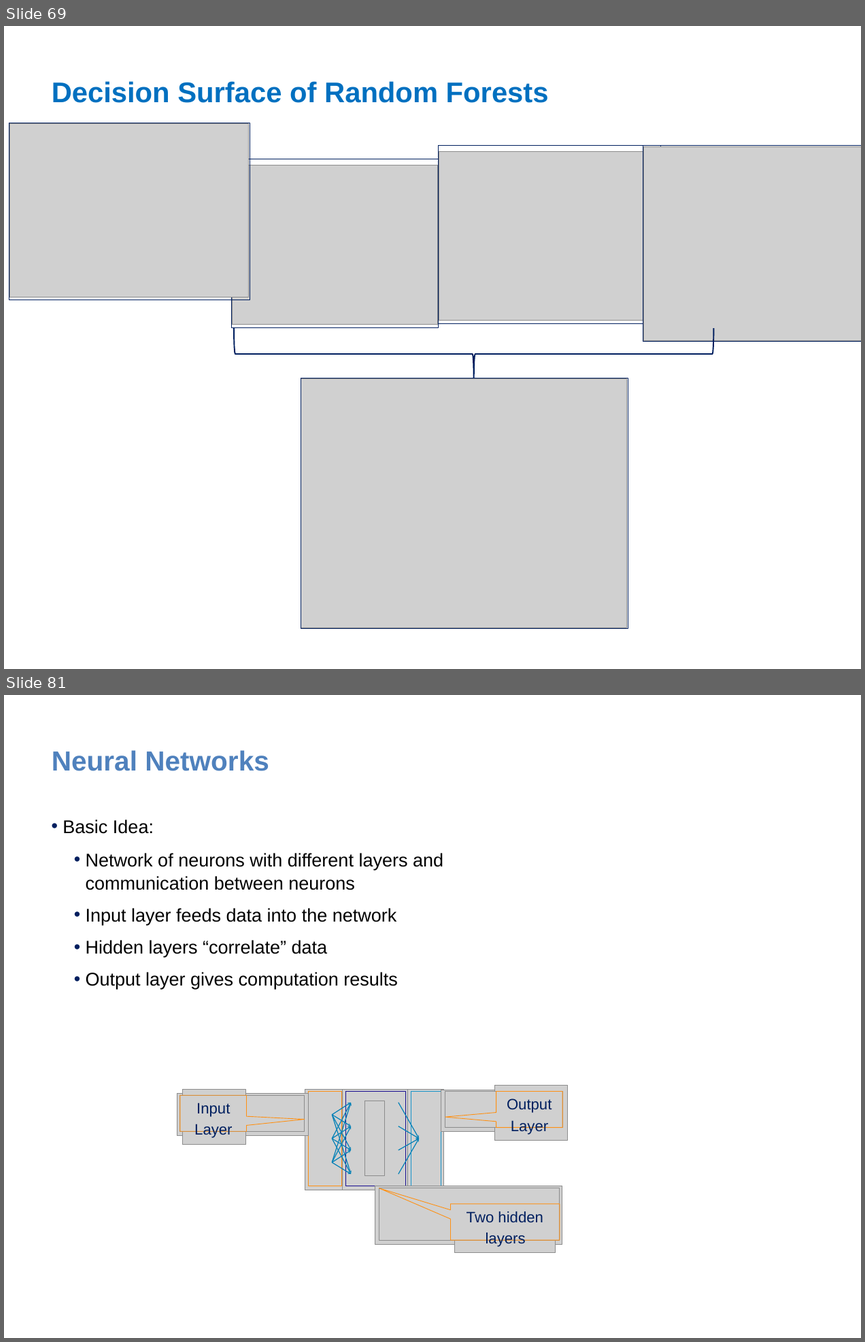
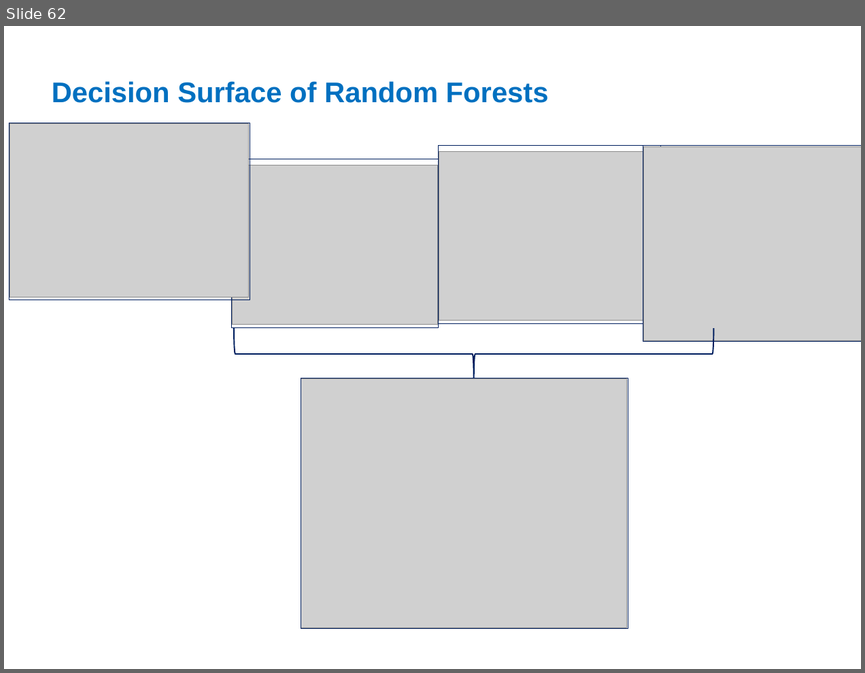
Before and after one commit to zhangyu027/UCI_Hadoop-Apache_Airflow, a slide deck: Slides/M7_Pyspark_Mlib.pptx. Shown one above the other, each under a label of ours: slides 69 and 81 before the commit, slide 62 after it; the slides between them are not shown. The pictures are 865x1342 and 865x673 pixels, drawn with LibreOffice and Linux fonts; fonts in the diff are those of the drawing; grey boxes stand for pictures; background and template pictures are left out. Boxes give left, top, right and bottom in pixels: in the first picture for what was removed or moved away, otherwise in the second. Text is boxed around its words. In the diff, an @@ line names an element or a change of style, - is before the commit and + after.

Commit message:
Add AWS Athena data lake project and ETL updates

```diff
--- a/Slides/M7_Pyspark_Mlib.pptx
+++ b/Slides/M7_Pyspark_Mlib.pptx
@@ slide 81 removed at box(4, 695, 861, 1338), background #FFFFFF @@
@@ title removed at box(52, 750, 269, 771) @@
-Neural Networks
@@ text removed at box(62, 819, 443, 989) @@
-• Basic Idea:
-  • Network of neurons with different layers and communication between neurons
-  • Input layer feeds data into the network
-  • Hidden layers “correlate” data
-  • Output layer gives computation results
@@ group removed at box(177, 1089, 308, 1144): 3 pictures, 1 freeform shape @@
@@ text removed at box(194, 1102, 232, 1138) @@
-Input Layer
@@ picture removed at box(305, 1089, 345, 1189) @@
@@ freeform shape removed at box(308, 1091, 341, 1185) @@
@@ freeform shape removed at box(332, 1102, 351, 1174) @@
@@ picture removed at box(343, 1089, 409, 1189) @@
@@ freeform shape removed at box(345, 1091, 406, 1185) @@
@@ picture removed at box(365, 1100, 385, 1175) @@
@@ freeform shape removed at box(398, 1102, 419, 1174) @@
@@ picture removed at box(408, 1089, 443, 1189) @@
@@ freeform shape removed at box(411, 1091, 441, 1185) @@
@@ group removed at box(441, 1085, 568, 1140): 3 pictures, 1 freeform shape @@
@@ text removed at box(507, 1098, 551, 1134) @@
-Output Layer
@@ group removed at box(375, 1186, 562, 1253): 3 pictures, 1 freeform shape @@
@@ text removed at box(466, 1211, 543, 1246) @@
-Two hidden layers
@@ what was slide 69 is now slide 62 @@
```
Also in this commit, not shown: 4 slides changed, 10 slides added, 19 other slides removed, 1 other file.
